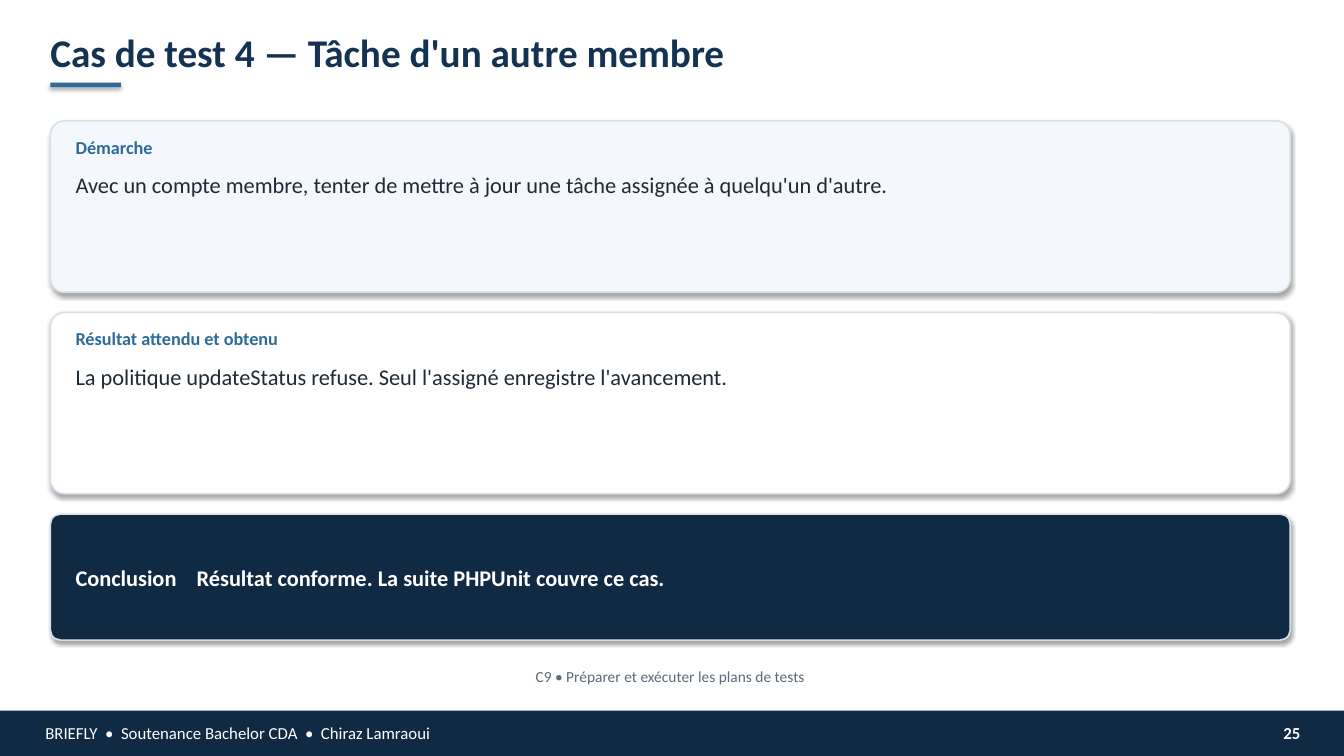
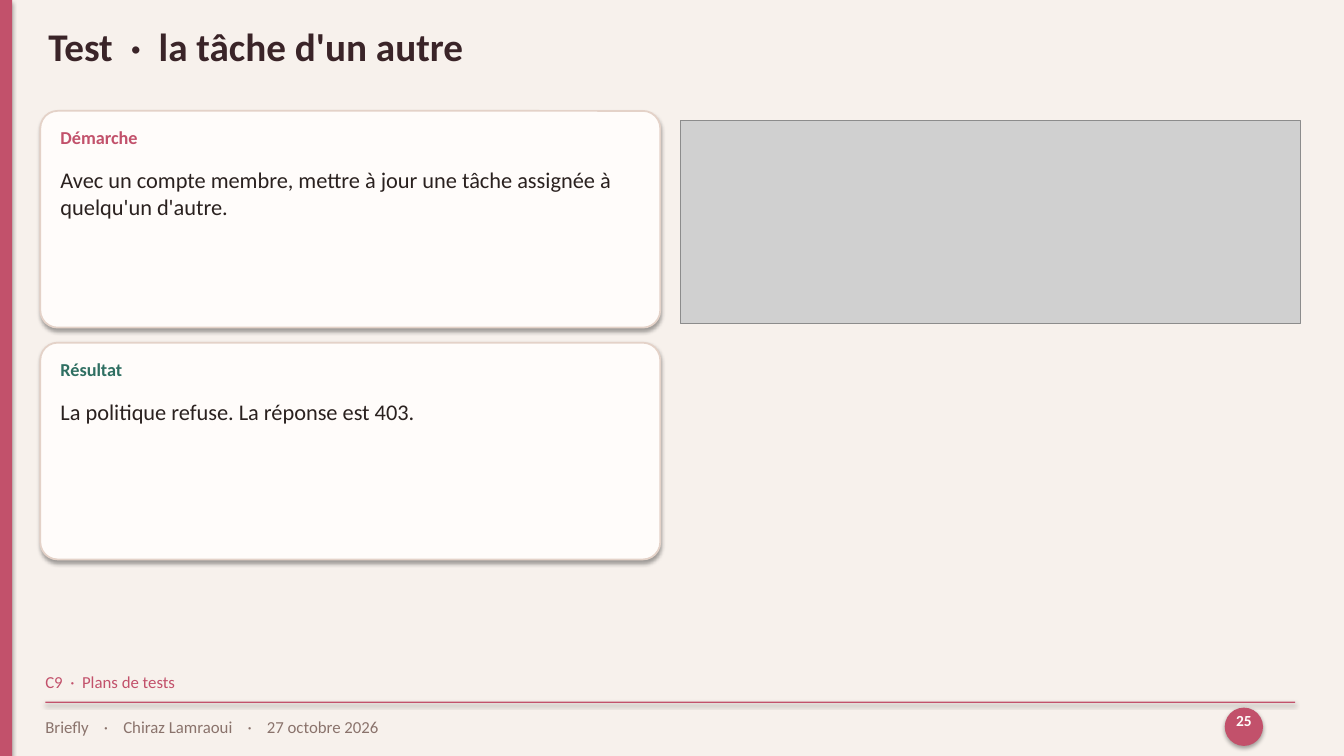
Before and after one commit to chirazlamraoui/Briefly, a slide deck: slide 25 of docs/soutenance/Briefly-soutenance.pptx. Drawn at 1344x756 pixels with LibreOffice and Linux fonts; fonts in the diff are those of the drawing; grey boxes stand for pictures. Boxes give left, top, right and bottom in pixels: in the first picture for what was removed or moved away, otherwise in the second. Text is boxed around its words. In the diff, an @@ line names an element or a change of style, - is before the commit and + after.

```diff
--- a/docs/soutenance/Briefly-soutenance.pptx
+++ b/docs/soutenance/Briefly-soutenance.pptx
@@ rectangle at (0, 0, 1344, 756): fill #FFFFFF to #F7F1EC @@
@@ rectangle added at (0, 0, 12, 756), fill #C2516B @@
@@ text at (48, 33, 463, 62): text changed; text colour #143252 to #3A2428 @@
-Cas de test 4 — Tâche d'un autre membre
+Test · la tâche d'un autre
@@ rectangle removed at (50, 83, 121, 87) @@
@@ rounded rectangle added at (40, 111, 660, 328), fill #FFFCFA, outline #E4D2C8 1.25 pt @@
@@ rounded rectangle removed at (50, 121, 1291, 292) @@
@@ text "Démarche": place and size @@
-text "Démarche" at (76, 141, 153, 154)
+text "Démarche" at (60, 131, 137, 144)
@@ text "Démarche" at (60, 131, 137, 144): text colour #2E6B9A to #C2516B; less space between paragraphs @@
@@ picture added at (681, 121, 1301, 324) @@
@@ text at (60, 172, 611, 219): text changed; text colour #1E2A36 to #2A211F @@
-Avec un compte membre, tenter de mettre à jour une tâche assignée à quelqu'un d'autre.
+Avec un compte membre, mettre à jour une tâche assignée à quelqu'un d'autre.
@@ rounded rectangle removed at (50, 313, 1291, 494) @@
@@ rounded rectangle added at (40, 343, 660, 560), fill #FFFCFA, outline #E4D2C8 1.25 pt @@
@@ text removed at (76, 332, 278, 345) @@
-Résultat attendu et obtenu
@@ text added at (60, 363, 122, 376), 13 pt, text #2F6F62, bold @@
+Résultat
@@ text removed at (76, 369, 727, 389) @@
-La politique updateStatus refuse. Seul l'assigné enregistre l'avancement.
@@ text added at (60, 404, 415, 424), 16 pt, text #2A211F @@
+La politique refuse. La réponse est 403.
@@ rounded rectangle removed at (50, 514, 1291, 640) @@
@@ text removed at (76, 570, 664, 586) @@
-Conclusion Résultat conforme. La suite PHPUnit couvre ce cas.
@@ text at (45, 676, 175, 688): text changed; size 11 to 12 pt; text colour #5C6B7A to #C2516B @@
-C9 • Préparer et exécuter les plans de tests
+C9 · Plans de tests
@@ text "C9 · Plans de tests" at (45, 676, 175, 688): vertical alignment top to middle @@
@@ rectangle: place and size @@
-rectangle at (0, 711, 1344, 756)
+rectangle at (45, 702, 1296, 703)
@@ rectangle at (45, 702, 1296, 703): fill #102A43 to #C2516B @@
@@ text "25": place and size @@
-text "25" at (1283, 728, 1300, 739)
+text "25" at (1236, 716, 1252, 726)
@@ text "25" at (1236, 716, 1252, 726): size 12 to 11 pt, text colour #FFFFFF to #FFFCFA; alignment right to centre; less space between paragraphs; vertical alignment middle to top @@
@@ ellipse added at (1225, 708, 1263, 746), fill #C2516B @@
@@ text at (45, 721, 378, 736): text changed; text colour #FFFFFF to #8A736C @@
-BRIEFLY • Soutenance Bachelor CDA • Chiraz Lamraoui
+Briefly · Chiraz Lamraoui · 27 octobre 2026
```
Also in this commit, not shown: 20 other slides changed, 10 slides added, 11 slides removed, 1 other file.
